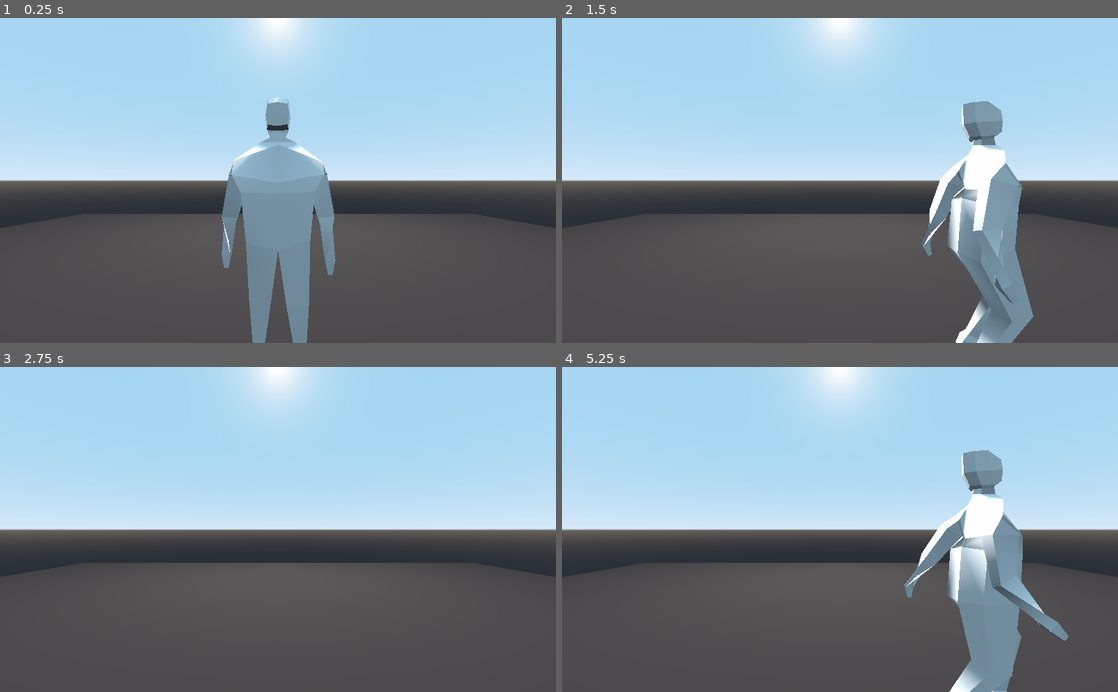
Above: before the commit, frames 1-4 (two rows, left to right).
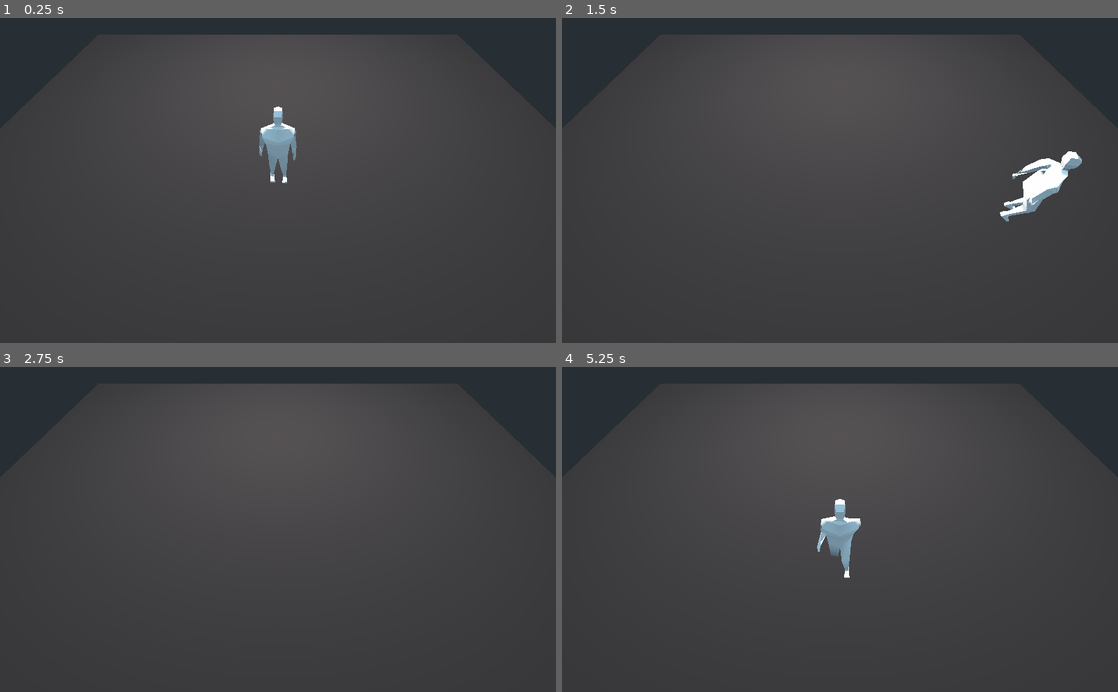
Above: after the commit, the same moments.

Repository: lolajojo/childhood_mystery_prototype
Game: Godot game, scene res://scenes/Main.tscn
The game is run twice, just before and just after one commit, with the same random seed, the same clock (stepped at 60 frames per second) and the same inputs.
Inputs:
- Up to frame 1 (0.25 s): no input
- Up to frame 2 (1.5 s): tap Enter at 0.5 s; hold D (move_right) 0.53-1.28 s; hold S (move_back) from 1.28 s (still down)
- Up to frame 3 (2.75 s): release S (move_back) at 2.03 s; hold D (move_right) from 2.03 s (still down)
- Up to frame 4 (5.25 s): tap Space at 2.75 s; release D (move_right) at 2.78 s; hold W (move_forward) 2.78-3.53 s; hold A (move_left) 3.53-5.03 s; hold S (move_back) from 5.03 s (still down)

The runs differ from the first frame. In frame 1, 58% of the frame differs, in the area x 0-100%, y 0-100%; in frame 2, 60%; in frame 3, 54%; in frame 4, 60%.

Commit message:
Fix movement bug

Diff:
--- a/childhood-mystery-prototype/scenes/Main.tscn
+++ b/childhood-mystery-prototype/scenes/Main.tscn
@@ -30,6 +30,6 @@
 [node name="Player" parent="." instance=ExtResource( 1 )]
 
 [node name="CameraPivot" type="Position3D" parent="."]
-transform = Transform( 1, 0, 0, 0, 1, 0, 0, 0, 1, 0, 4.28703, 4.96214 )
+transform = Transform( 1, 0, 0, 0, 0.590239, 0.807228, 0, -0.807228, 0.590239, 0, 14.1134, 10.473 )
 
 [node name="Camera" type="Camera" parent="CameraPivot"]
--- a/childhood-mystery-prototype/scenes/Player.gd
+++ b/childhood-mystery-prototype/scenes/Player.gd
@@ -8,22 +8,23 @@
 var velocity = Vector3.ZERO
 var is_moving = false
 
+
 func _physics_process(delta):
 	var direction = Vector3.ZERO
 
-	if Input.is_action_pressed("move_forward"):
+	if Input.is_action_pressed("move_left"):
 		direction.x -= 1
-	if Input.is_action_pressed("move_back"):
+	if Input.is_action_pressed("move_right"):
 		direction.x += 1
 
-	if Input.is_action_pressed("move_left"):
+	if Input.is_action_pressed("move_forward"):
 		direction.z -= 1
-	if Input.is_action_pressed("move_right"):
+	if Input.is_action_pressed("move_back"):
 		direction.z += 1
 
 	if direction != Vector3.ZERO:
 		direction = direction.normalized()
-		$Pivot.look_at(direction, Vector3.UP)
+		$Pivot.look_at(-(translation + direction), Vector3.UP)
 
 		if not is_moving:
 			is_moving = true
@@ -33,6 +34,6 @@
 		emit_signal("idling")
 
 	velocity.x = speed * direction.x
-	velocity.y = speed * direction.y
+	velocity.z = speed * direction.z
 
 	velocity = move_and_slide(velocity, Vector3.UP)
